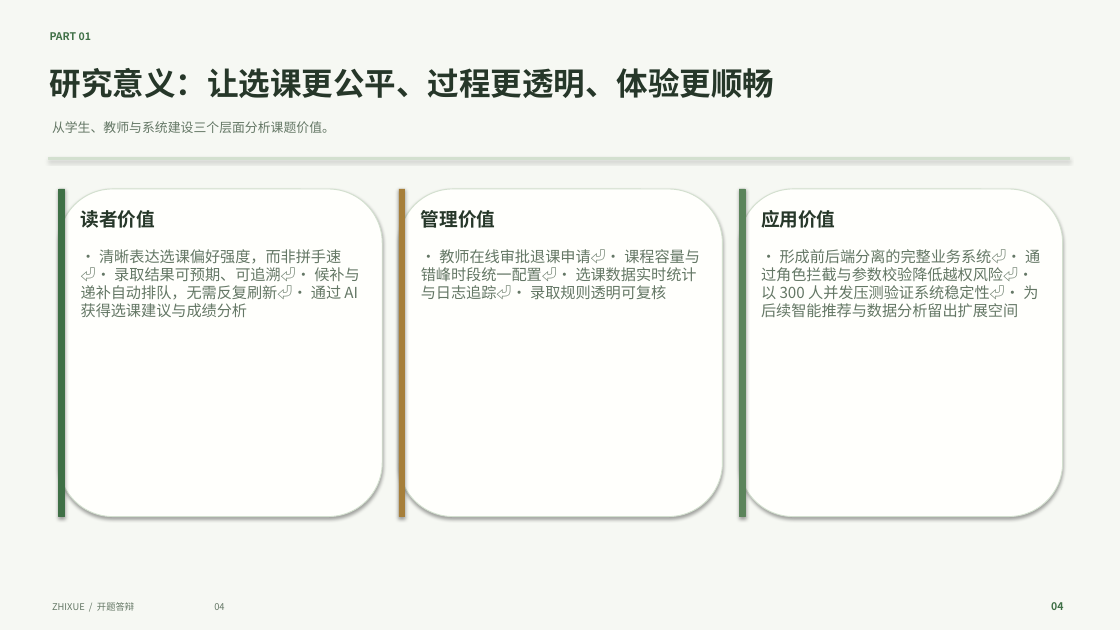
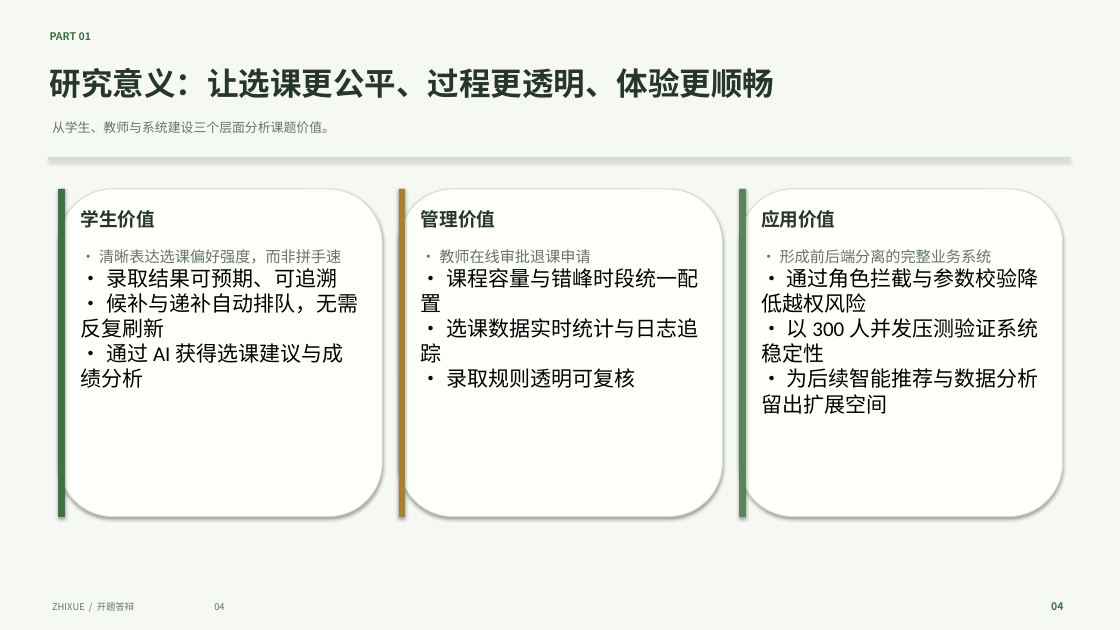
Before and after one commit to ghy366/--zhixue, a slide deck: slide 4 of docs/智学选课_开题答辩_浅色森林绿主题.pptx. Drawn at 1120x630 pixels with LibreOffice and Linux fonts; fonts in the diff are those of the drawing. Boxes give left, top, right and bottom in pixels: in the first picture for what was removed or moved away, otherwise in the second. Text is boxed around its words. In the diff, an @@ line names an element or a change of style, - is before the commit and + after.

Commit message:
docs: 意义页修正 —— 读者价值→学生价值,卡片换行符修复

```diff
--- a/docs/智学选课_开题答辩_浅色森林绿主题.pptx
+++ b/docs/智学选课_开题答辩_浅色森林绿主题.pptx
@@ text at <box>81,210,155,228</box>: text changed @@
-读者价值
+学生价值
@@ text at <box>81,249,358,388</box>: text changed; size 13 to 18 pt; font Noto Sans CJK SC to Calibri; text colour #647765 to #000000 @@
-• 清晰表达选课偏好强度，而非拼手速⏎• 录取结果可预期、可追溯⏎• 候补与递补自动排队，无需反复刷新⏎• 通过 AI 获得选课建议与成绩分析
+• 清晰表达选课偏好强度，而非拼手速
+• 录取结果可预期、可追溯
+• 候补与递补自动排队，无需反复刷新
+• 通过 AI 获得选课建议与成绩分析
@@ text at <box>421,249,699,388</box>: text changed; size 13 to 18 pt; font Noto Sans CJK SC to Calibri; text colour #647765 to #000000 @@
-• 教师在线审批退课申请⏎• 课程容量与错峰时段统一配置⏎• 选课数据实时统计与日志追踪⏎• 录取规则透明可复核
+• 教师在线审批退课申请
+• 课程容量与错峰时段统一配置
+• 选课数据实时统计与日志追踪
+• 录取规则透明可复核
@@ text at <box>761,249,1039,414</box>: text changed; size 13 to 18 pt; font Noto Sans CJK SC to Calibri; text colour #647765 to #000000 @@
-• 形成前后端分离的完整业务系统⏎• 通过角色拦截与参数校验降低越权风险⏎• 以 300 人并发压测验证系统稳定性⏎• 为后续智能推荐与数据分析留出扩展空间
+• 形成前后端分离的完整业务系统
+• 通过角色拦截与参数校验降低越权风险
+• 以 300 人并发压测验证系统稳定性
+• 为后续智能推荐与数据分析留出扩展空间
```
